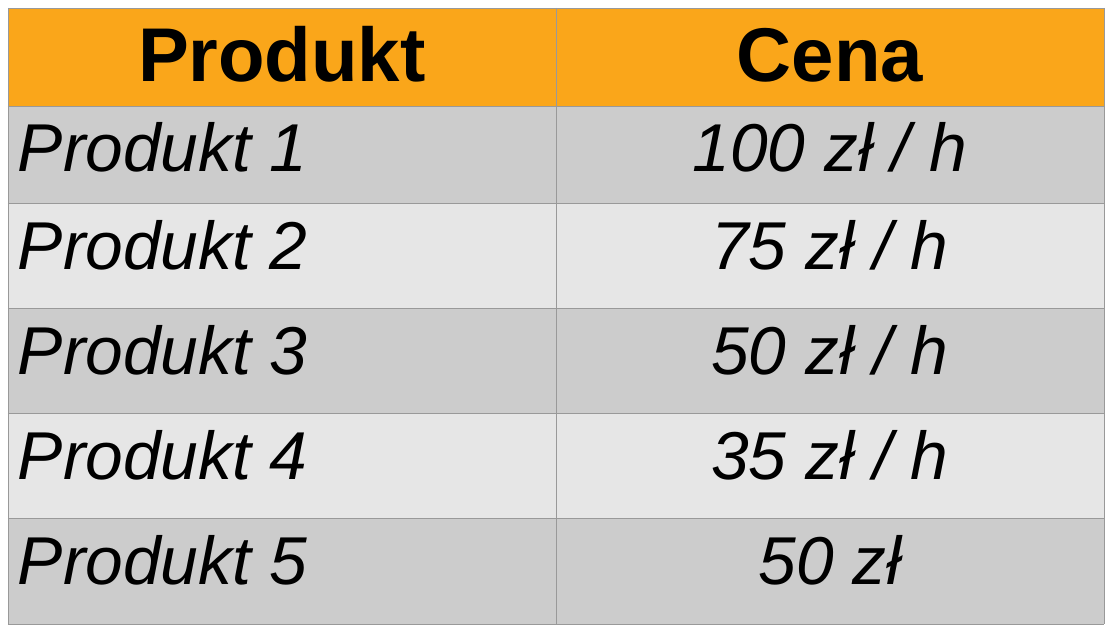
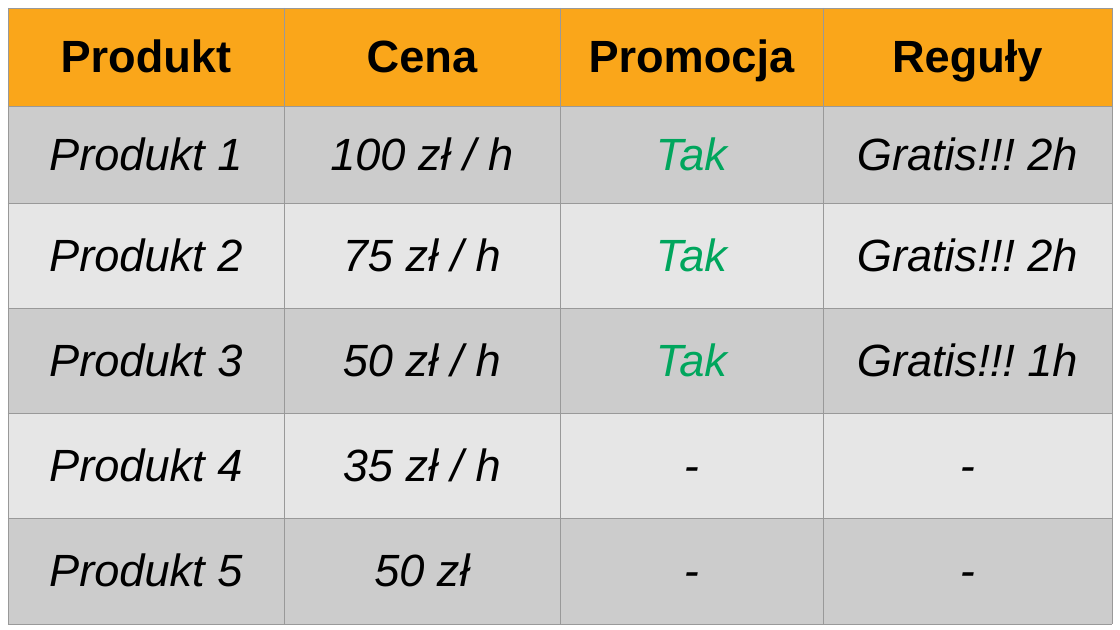
Before and after one commit to dariuszkobylinski/MyProjects, a slide deck: slide 1 of Bez tytułu 2.odp. Drawn at 1120x630 pixels with LibreOffice and Linux fonts; fonts in the diff are those of the drawing. Boxes give left, top, right and bottom in pixels: in the first picture for what was removed or moved away, otherwise in the second. Text is boxed around its words. In the diff, an @@ line names an element or a change of style, - is before the commit and + after.

```diff
--- a/Bez tytułu 2.odp
+++ b/Bez tytułu 2.odp
@@ table at box(8, 8, 1113, 624) @@
+column 3: Promocja | Tak | Tak | Tak | - | -
+column 4: Reguły | Gratis!!! 2h | Gratis!!! 2h | Gratis!!! 1h | - | -
@@ table: place and size @@
-table at box(8, 8, 1104, 624)
+table at box(8, 8, 1113, 624)
```
Also in this commit, not shown: 17 other files.
